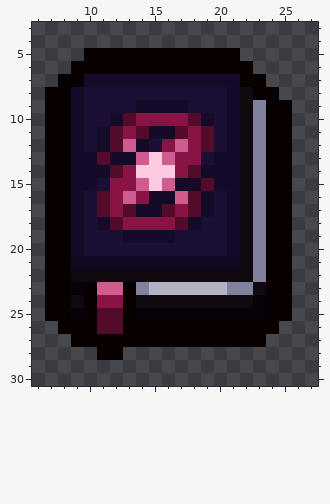
Edited in one commit: pixel-art sprite (resources/gfx/items/collectibles/andromeda_bookofcosmos.png). The first picture shows the starting point.
The file is 32x32 pixels. Shown: x 6..27, y 3..30.
New version:
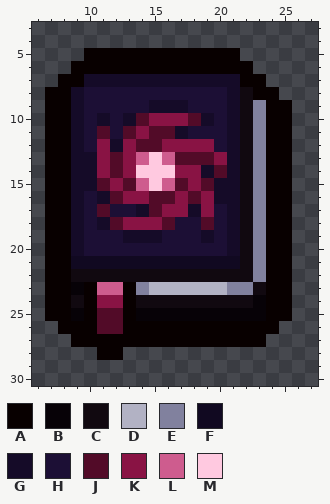
Palette (. is transparent): A #080000  B #070207  C #110910  D #b2b2c4  E #81819e  F #110921  G #150b28  H #1c0f35  J #520b28  K #891344  L #ce5c8e  M #ffc9e0
Edits made:
y 9: x 14 G -> H
y 10: x 11..14 HGJK -> GHGJ
y 11: x 11..19 GJKJGGJKJ -> JHJKJJGHH
y 12: x 11..15 GJLGH -> KGKJJ; x 17 L -> K; x 19 J -> K
y 13: x 11..13 JGG -> KJK; x 17..20 KKHG -> JJJK
y 14: x 11 G -> K; x 18 J -> K; x 20 G -> J
y 15: x 11 H -> J; x 13 K -> J; x 17..18 GG -> JK
y 16: x 11..13 JKL -> GJK; x 15..17 GGL -> JJK; x 19..20 GH -> KG
y 17: x 12..13 KJ -> HH; x 15..16 GJ -> JK; x 18..19 JG -> GK
y 18: x 16..19 KJGH -> JHHJ
y 19: x 16 G -> H; x 19 H -> G
